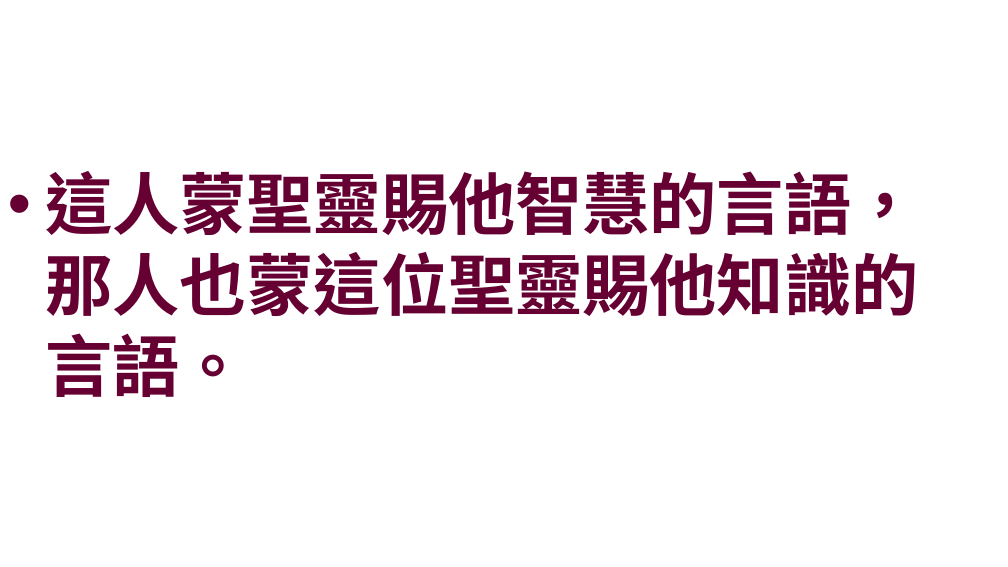
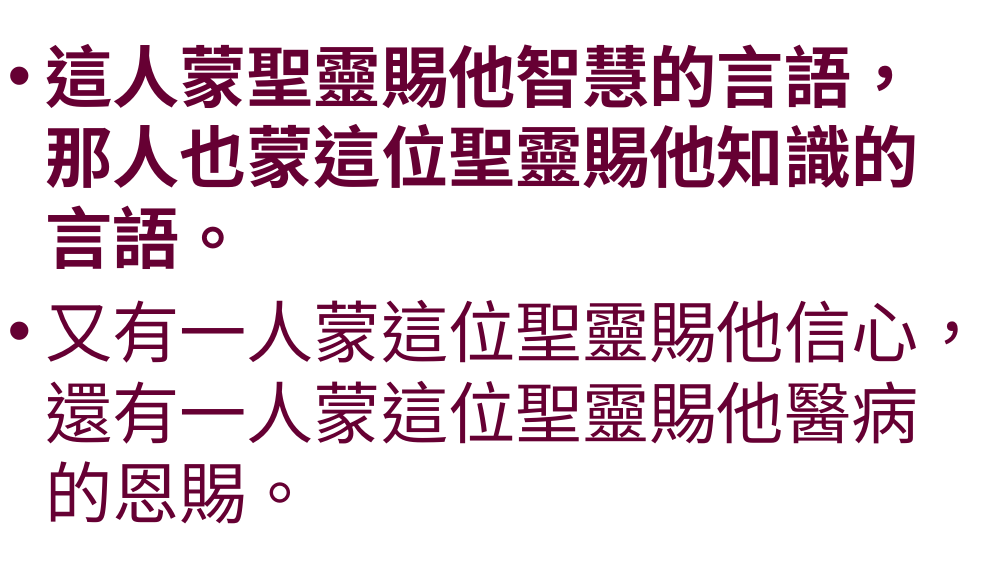
Before and after one commit to batisuoc/worship-resources, a slide deck: slide 4 of 14聖靈恩賜.pptx. Drawn at 1008x567 pixels with LibreOffice and Linux fonts; fonts in the diff are those of the drawing; background and template pictures are left out. Boxes give left, top, right and bottom in pixels: in the first picture for what was removed or moved away, otherwise in the second. Text is boxed around its words. In the diff, an @@ line names an element or a change of style, - is before the commit and + after.

```diff
--- a/14聖靈恩賜.pptx
+++ b/14聖靈恩賜.pptx
@@ text at [45, 300, 985, 524]: paragraph added @@
+• 又有一人蒙這位聖靈賜他信心，還有一人蒙這位聖靈賜他醫病的恩賜。
```
Also in this commit, not shown: 1 other slide changed, 1 slide removed.
